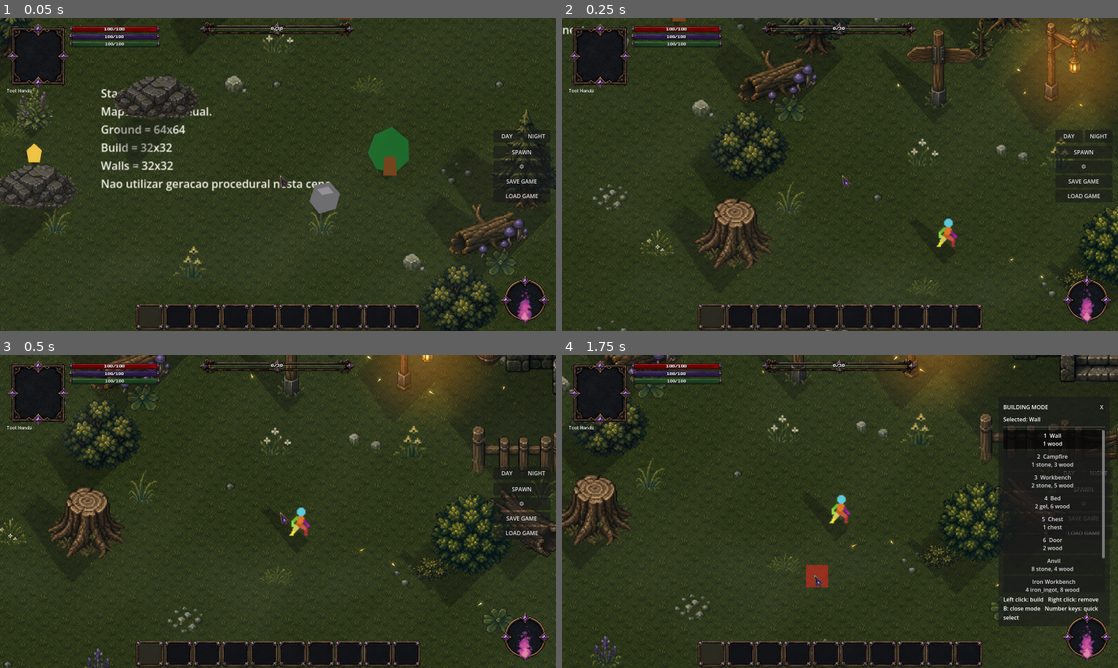
Above: before the commit, frames 1-4 (two rows, left to right).
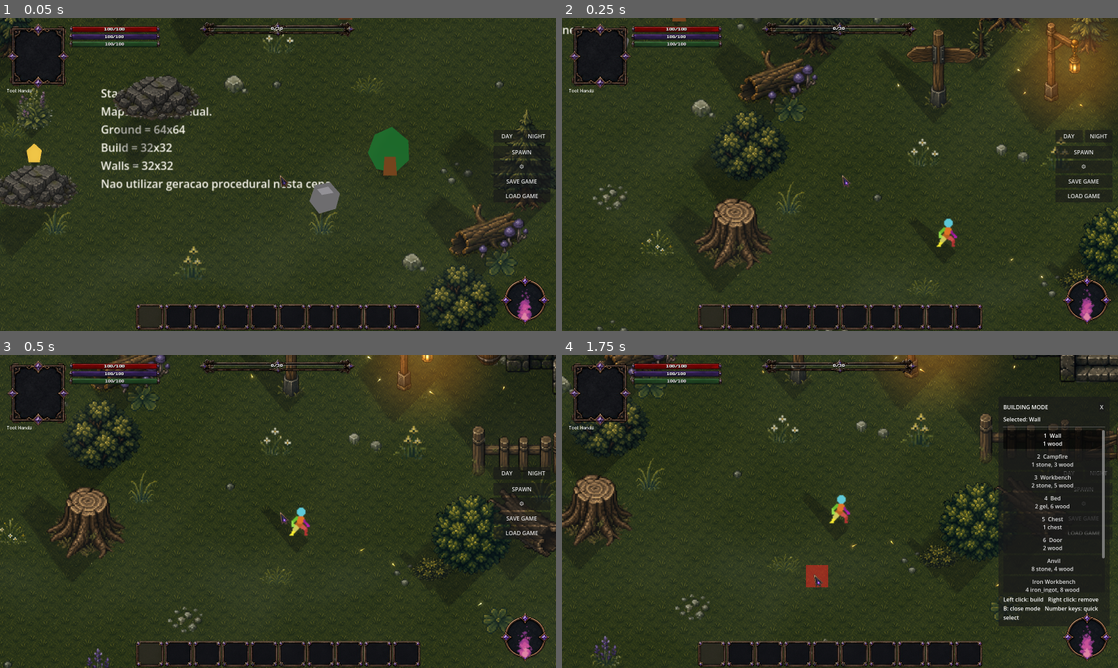
Above: after the commit, the same moments.

Repository: ramonsamagaio/Oathwake-Main
Game: Godot game, scene res://scenes/game/Game.tscn
The game is run twice, just before and just after one commit, with the same random seed, the same clock (stepped at 60 frames per second) and the same inputs. This scene is started directly instead of the project's main scene.
Inputs (mouse positions are in pixels of both pictures, inside the frame that each line leads up to):
- Up to frame 1 (0.05 s): no input
- Up to frame 2 (0.25 s): no input
- Up to frame 3 (0.5 s): no input
- Up to frame 4 (1.75 s): tap Enter at 0.5 s; move the mouse to (962, 495) at 0.52 s; hold D 0.53-1.25 s; tap B at 0.6 s; click (962, 495) at 0.67 s; tap Space at 0.77 s; drag from (728, 527) to (812, 574) at 1.27 s

The runs differ from the first frame. In frame 1, 0.2% of the frame differs, in the area x 0-97%, y 0-100%; in frame 2, 0.3%; in frame 3, 0.3%, in the area x 11-91%, y 10-71%; in frame 4, 0.1%.

Commit message:
Resolve shadow pivots in caster-local space

Diff:
--- a/scripts/effects/DirectionalShadowRuntime.gd
+++ b/scripts/effects/DirectionalShadowRuntime.gd
@@ -41,6 +41,10 @@
 	if source == null:
 		shadow.visible = false
 		return shadow
+
+	var pinned_contact := local_foot_offset
+	if not pinned_contact.is_finite():
+		pinned_contact = _visual_contact_in_target(target, source)
 
 	var resolved := config.duplicate(true)
 	for projection_key in ["opacity", "stretch", "direction_degrees", "direction", "color"]:
@@ -57,18 +61,20 @@
 	if not resolved.has("z_index"):
 		resolved["z_index"] = -1
 	resolved["enabled"] = enabled
+	resolved["contact_pinned"] = true
 
 	if shadow.has_method("configure"):
-		shadow.call("configure", target, source, resolved, local_foot_offset)
+		shadow.call("configure", target, source, resolved, pinned_contact)
 	shadow.set_meta("directional_shadow", true)
 	shadow.set_meta("shadow_bound_source_id", source.get_instance_id())
+	shadow.set_meta("shadow_pinned_contact", pinned_contact)
 	return shadow
 
 
 static func apply_to_sprite(sprite: Sprite2D, config: Dictionary = {}) -> Polygon2D:
 	if sprite == null:
 		return null
-	var foot_offset := WorldDepthRuntime.get_sprite_foot_offset(sprite) - sprite.position
+	var foot_offset := _visual_contact_in_target(sprite, sprite)
 	return apply_to_target(sprite, config, WorldDepthRuntime.get_sprite_visual_size(sprite), foot_offset, sprite)
 
 
@@ -90,15 +96,34 @@
 
 static func estimate_target_foot_offset(target: Node2D) -> Vector2:
 	var visual := find_active_visual_source(target)
+	if visual == null:
+		return Vector2.ZERO
+	return _visual_contact_in_target(target, visual)
+
+
+static func _visual_contact_in_target(target: Node2D, visual: CanvasItem) -> Vector2:
+	if target == null or visual == null or not is_instance_valid(visual):
+		return Vector2.ZERO
+	var visual_node := visual as Node2D
+	if visual_node == null:
+		return Vector2.ZERO
+	var local_contact := _visual_local_contact(visual)
+	if not local_contact.is_finite():
+		return Vector2.ZERO
+	# Convert the sprite-local ground point to the target's local space. This is
+	# stable through drawing offsets, centering, scale, rotation and nested nodes.
+	return target.to_local(visual_node.to_global(local_contact))
+
+
+static func _visual_local_contact(visual: CanvasItem) -> Vector2:
 	if visual is Sprite2D:
-		return WorldDepthRuntime.get_sprite_foot_offset(visual as Sprite2D)
+		return WorldDepthRuntime.get_sprite_local_foot_point(visual as Sprite2D)
 	if visual is AnimatedSprite2D:
-		return WorldDepthRuntime.get_animated_sprite_foot_offset(visual as AnimatedSprite2D)
+		return WorldDepthRuntime.get_animated_sprite_local_foot_point(visual as AnimatedSprite2D)
 	if visual is Polygon2D:
-		var polygon := visual as Polygon2D
-		var bounds := _polygon_bounds(polygon)
-		return polygon.position + Vector2(bounds.get_center().x, bounds.end.y)
-	return Vector2(0.0, 16.0)
+		var bounds := _polygon_bounds(visual as Polygon2D)
+		return Vector2(bounds.get_center().x, bounds.end.y)
+	return Vector2.ZERO
 
 
 static func _find_largest_visual(target: Node) -> CanvasItem:
